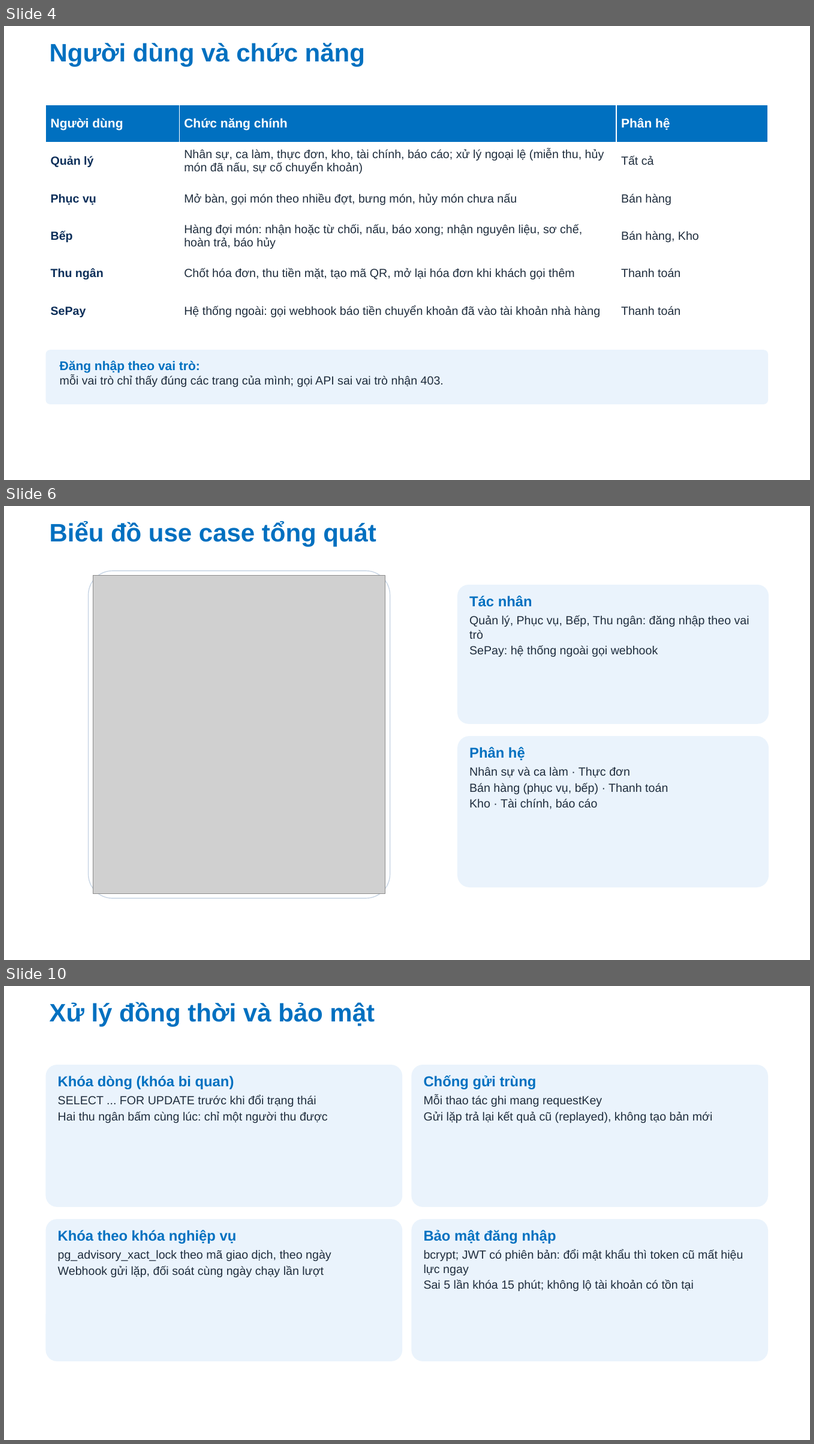
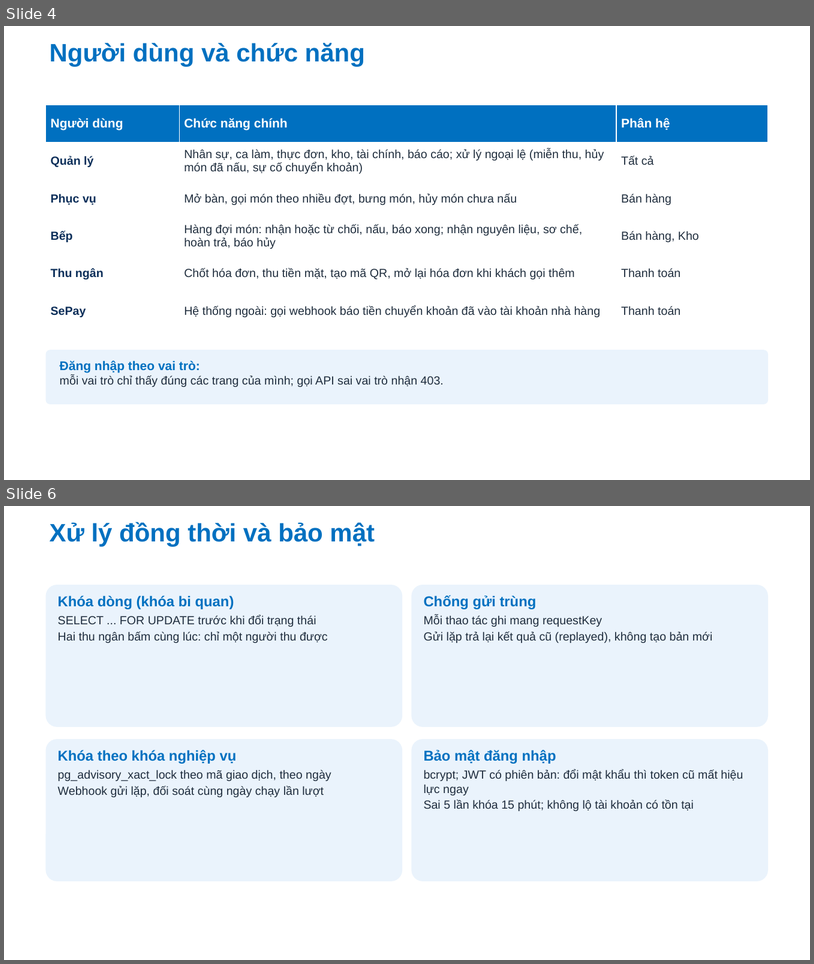
Before and after one commit to Anpham120/restaurant-management-system, a slide deck: docs/bao-cao-ltnc/Slide_LapTrinhNangCao_AtlasRestaurant.pptx. Shown one above the other, each under a label of ours: slides 4, 6 and 10 before the commit, slides 4 and 6 after it; the slides between them are not shown. The pictures are 814x1444 and 814x964 pixels, drawn with LibreOffice and Linux fonts; fonts in the diff are those of the drawing; grey boxes stand for pictures; background and template pictures are left out. Boxes give left, top, right and bottom in pixels: in the first picture for what was removed or moved away, otherwise in the second. Text is boxed around its words. In the diff, an @@ line names an element or a change of style, - is before the commit and + after.

```diff
--- a/docs/bao-cao-ltnc/Slide_LapTrinhNangCao_AtlasRestaurant.pptx
+++ b/docs/bao-cao-ltnc/Slide_LapTrinhNangCao_AtlasRestaurant.pptx
@@ slide 6 removed at (4, 506, 810, 960), background #FFFFFF @@
@@ title removed at (50, 522, 377, 547) @@
-Biểu đồ use case tổng quát
@@ rounded rectangle removed at (88, 571, 390, 898) @@
@@ picture removed at (93, 576, 385, 893) @@
@@ rounded rectangle removed at (458, 585, 769, 724) @@
@@ text removed at (470, 595, 750, 657) @@
-Tác nhân
-Quản lý, Phục vụ, Bếp, Thu ngân: đăng nhập theo vai trò
-SePay: hệ thống ngoài gọi webhook
@@ rounded rectangle removed at (458, 736, 769, 887) @@
@@ text removed at (470, 747, 668, 809) @@
-Phân hệ
-Nhân sự và ca làm · Thực đơn
-Bán hàng (phục vụ, bếp) · Thanh toán
-Kho · Tài chính, báo cáo
@@ what was slide 10 is now slide 6 @@
```
Also in this commit, not shown: 2 slides added, 5 other slides removed, 1 other file.
